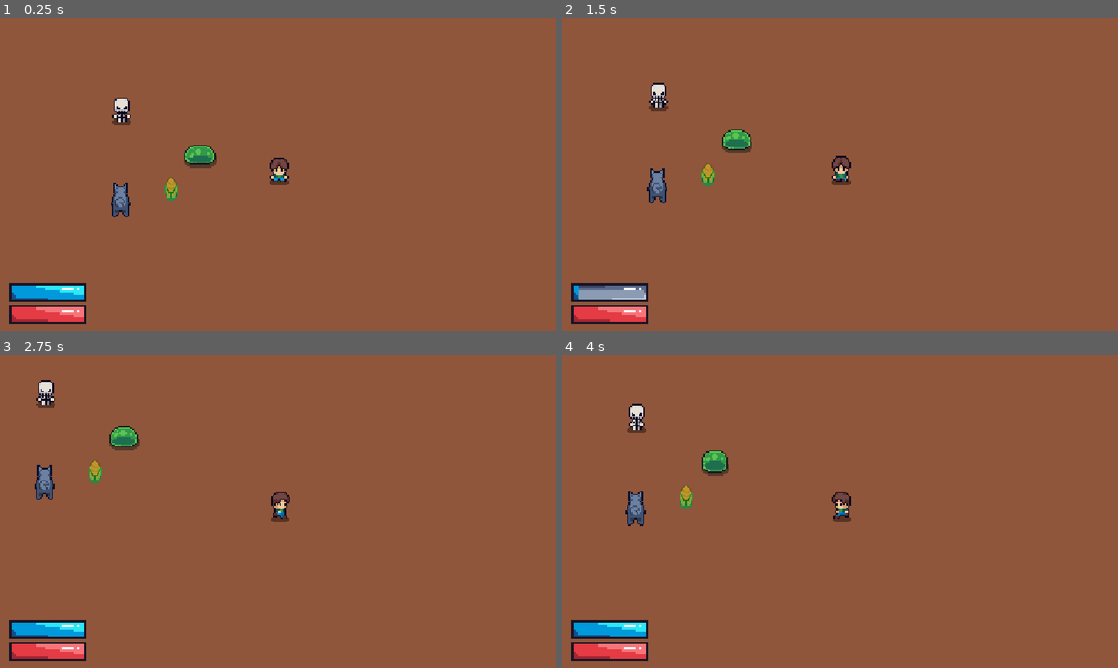
Above: before the commit, frames 1-4 (two rows, left to right).
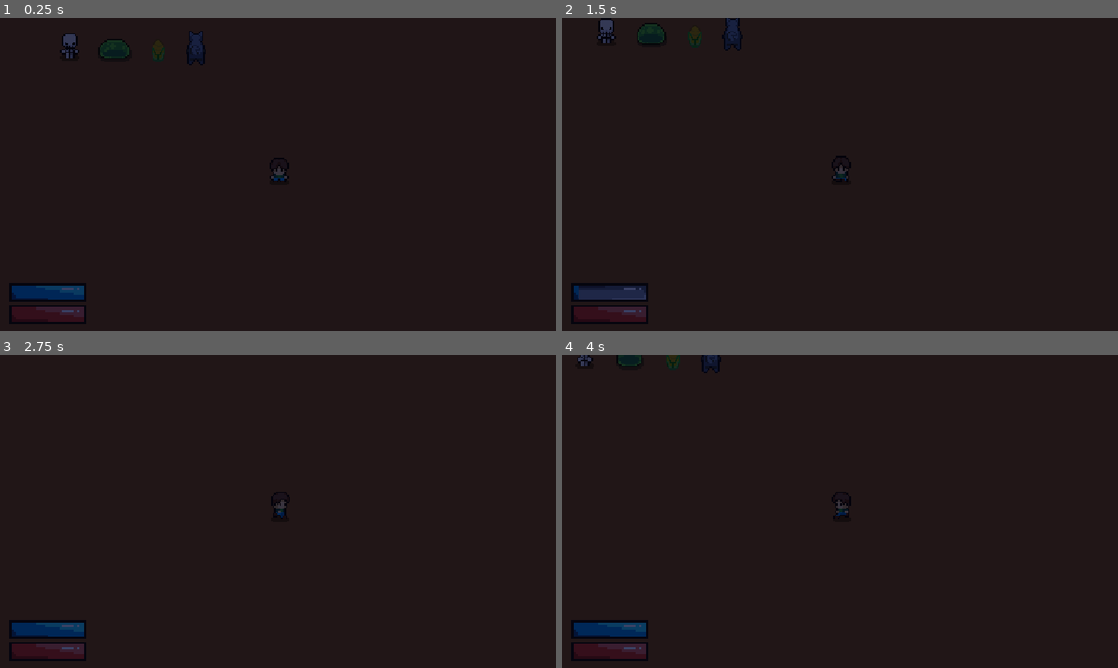
Above: after the commit, the same moments.

Repository: FaizeenHoque/thelastplot
Game: Godot game, scene res://Scenes/Default.tscn
The game is run twice, just before and just after one commit, with the same random seed, the same clock (stepped at 60 frames per second) and the same inputs.
Inputs (mouse positions are in pixels of both pictures, inside the frame that each line leads up to):
- Up to frame 1 (0.25 s): no input
- Up to frame 2 (1.5 s): tap Enter at 0.5 s; move the mouse to (962, 158) at 0.52 s; hold D (MoveRight) 0.53-1.28 s; tap Space (Slash) at 0.6 s; click (962, 158) at 0.67 s; move the mouse to (728, 190) at 1.27 s; hold S (MoveDown) from 1.28 s (still down); tap Alt at 1.35 s
- Up to frame 3 (2.75 s): move the mouse to (333, 442) at 2.02 s; release S (MoveDown) at 2.03 s; hold D (MoveRight) from 2.03 s (still down); tap Shift at 2.1 s
- Up to frame 4 (4 s): move the mouse to (812, 574) at 2.77 s; release D (MoveRight) at 2.78 s; hold W (MoveUp) 2.78-3.53 s; tap Space (Slash) at 2.85 s; click (812, 574) at 2.92 s; move the mouse to (1006, 558) at 3.52 s; hold A (MoveLeft) from 3.53 s (still down); tap Alt at 3.6 s

The runs differ from the first frame. In frame 1, 99% of the frame differs, in the area x 0-100%, y 0-100%; in frame 2, 99%; in frame 3, 99%; in frame 4, 99%.

Commit message:
Implemented a day/night cycle that lasts 20 minutes

Diff:
--- /dev/null
+++ b/Effects/Particles/crop_break_particle_effect.tscn
@@ -0,0 +1,29 @@
+[gd_scene format=3 uid="uid://brvvybsshrs4x"]
+
+[sub_resource type="Curve" id="Curve_xagnb"]
+_data = [Vector2(0, 1), 0.0, 0.0, 0, 0, Vector2(0.5352564, 0.35000002), -1.3722216, -1.3722216, 0, 0, Vector2(1, 0.008333325), 0.0, 0.0, 0, 0]
+point_count = 3
+
+[sub_resource type="Gradient" id="Gradient_fifeb"]
+colors = PackedColorArray(0.42352942, 0.3764706, 0, 1, 1, 1, 1, 1)
+
+[node name="Crop Break Particle Effect" type="Node2D" unique_id=596861889]
+scale = Vector2(5, 5)
+
+[node name="CPUParticles2D" type="CPUParticles2D" parent="." unique_id=1301336016]
+emitting = false
+amount = 20
+lifetime = 0.4
+one_shot = true
+explosiveness = 1.0
+spread = 180.0
+gravity = Vector2(0, 1000)
+initial_velocity_min = 15.0
+initial_velocity_max = 30.0
+scale_amount_min = 5.0
+scale_amount_max = 10.0
+scale_amount_curve = SubResource("Curve_xagnb")
+color = Color(0.86358243, 0.71747166, 0.27101576, 1)
+color_initial_ramp = SubResource("Gradient_fifeb")
+hue_variation_min = 1.0
+hue_variation_max = 1.0
--- a/Scenes/Default.tscn
+++ b/Scenes/Default.tscn
@@ -10,9 +10,12 @@
 
 [node name="Node2D" type="Node2D" unique_id=940180391]
 
+[node name="Map" parent="." unique_id=28402432 instance=ExtResource("4_m4rby")]
+z_index = -200
+
 [node name="Skeleton" parent="." unique_id=1293755580 instance=ExtResource("2_unpil")]
 z_as_relative = false
-position = Vector2(251, 189)
+position = Vector2(143.00002, 55)
 
 [node name="Player" parent="." unique_id=720209454 instance=ExtResource("1_c6y6c")]
 position = Vector2(580, 313)
@@ -24,16 +27,15 @@
 [node name="Camera2D" type="Camera2D" parent="Player" unique_id=868793185]
 position = Vector2(-1.3333435, 1.6666641)
 
-[node name="Map" parent="." unique_id=28402432 instance=ExtResource("4_m4rby")]
-z_index = -200
-
 [node name="Slime" parent="." unique_id=2046605540 instance=ExtResource("5_36hkq")]
-position = Vector2(414, 274)
+position = Vector2(237, 55)
 
 [node name="Skeleton2" parent="." unique_id=1242250078 instance=ExtResource("6_6juqn")]
-position = Vector2(250, 365)
+position = Vector2(406, 50)
 
 [node name="Crop" parent="." unique_id=1777302916 instance=ExtResource("7_bcjpy")]
-position = Vector2(355, 350)
+position = Vector2(328, 64)
 collision_layer = 2
 collision_mask = 0
+
+[node name="CanvasModulate" type="CanvasModulate" parent="." unique_id=617159154]
--- a/Scenes/crop.tscn
+++ b/Scenes/crop.tscn
@@ -3,6 +3,7 @@
 [ext_resource type="Texture2D" uid="uid://b1irgam53wkjd" path="res://Assets/Sprites/crop-Sheet.png" id="1_7rxg7"]
 [ext_resource type="Script" uid="uid://delqmf4xhljjw" path="res://Scripts/crop.gd" id="1_rqw3c"]
 [ext_resource type="AudioStream" uid="uid://xivgdqlhkcbh" path="res://Assets/Audio/Roar.wav" id="2_djpt6"]
+[ext_resource type="PackedScene" uid="uid://brvvybsshrs4x" path="res://Effects/Particles/crop_break_particle_effect.tscn" id="4_wi28c"]
 
 [sub_resource type="AtlasTexture" id="AtlasTexture_djpt6"]
 atlas = ExtResource("1_7rxg7")
@@ -55,7 +56,7 @@
 }],
 "loop": 0,
 "name": &"death",
-"speed": 7.0
+"speed": 30.0
 }, {
 "frames": [{
 "duration": 1.0,
@@ -84,3 +85,5 @@
 [node name="TakeDamage" type="AudioStreamPlayer2D" parent="." unique_id=1420686332]
 stream = ExtResource("2_djpt6")
 pitch_scale = 0.75
+
+[node name="Crop Break Particle Effect" parent="." unique_id=596861889 instance=ExtResource("4_wi28c")]
--- /dev/null
+++ b/Scenes/game_manager.tscn
@@ -0,0 +1,6 @@
+[gd_scene format=3 uid="uid://b71bw52agrvqt"]
+
+[ext_resource type="Script" uid="uid://fbcn2pes3o1l" path="res://game_manager.gd" id="1_oj352"]
+
+[node name="GameManager" type="Node" unique_id=799778171]
+script = ExtResource("1_oj352")
--- a/Scripts/crop.gd
+++ b/Scripts/crop.gd
@@ -10,7 +10,7 @@
 
 @onready var animated_sprite_2d: AnimatedSprite2D = $AnimatedSprite2D
 @onready var take_damage_sound: AudioStreamPlayer2D = $TakeDamage
-@onready var blood_particles: CPUParticles2D = $"Blood Particle Effect/CPUParticles2D"
+@onready var crop_break_particle: CPUParticles2D = $"Crop Break Particle Effect/CPUParticles2D"
 
 func _ready() -> void:
 	z_index = -100
@@ -38,6 +38,8 @@
 		#tween.set_trans(Tween.TRANS_CUBIC)
 		#tween.tween_property(self, "position", target_position, 0.5)
 
+		crop_break_particle.emitting = true
+
 		await get_tree().create_timer(0.15).timeout
 		if is_alive:
 			animated_sprite_2d.modulate = Color(1, 1, 1)
@@ -52,7 +54,7 @@
 	#tween.set_trans(Tween.TRANS_CUBIC)
 	#tween.tween_property(self, "position", target_position, 0.5)
 
-	#blood_particles.emitting = true
+	crop_break_particle.emitting = true
 	animated_sprite_2d.play("death")
 
 	#take_damage_sound.pitch_scale = 1.75
--- /dev/null
+++ b/game_manager.gd
@@ -0,0 +1,43 @@
+extends Node
+
+var time := 0.0
+const DAY_LENGTH := 1200.0
+
+var CurrentCycle := "Night"
+
+@onready var canvas_modulate = get_tree().current_scene.get_node("CanvasModulate")
+
+var night := Color("#394064")
+var morning := Color("ffffffff")
+var day := Color("#ffffff")
+var sunset := Color("#d89b72")
+
+func _process(delta):
+	time += delta
+
+	if time >= DAY_LENGTH:
+		time = 0.0
+
+	var t = time / DAY_LENGTH
+
+	if t < 0.25:
+		var progress = t / 0.25
+		canvas_modulate.color = night.lerp(morning, progress)
+		CurrentCycle = "Morning"
+
+	elif t < 0.5:
+		var progress = (t - 0.25) / 0.25
+		canvas_modulate.color = morning.lerp(day, progress)
+		CurrentCycle = "Day"
+
+	elif t < 0.7:
+		var progress = (t - 0.5) / 0.2
+		canvas_modulate.color = day.lerp(sunset, progress)
+		CurrentCycle = "Sunset"
+
+	else:
+		var progress = (t - 0.7) / 0.3
+		canvas_modulate.color = sunset.lerp(night, progress)
+		CurrentCycle = "Night"
+
+	print("Current Time: ", t, " | Current Cycle: ", CurrentCycle)
--- a/project.godot
+++ b/project.godot
@@ -18,13 +18,15 @@
 [autoload]
 
 PlayerStats="*uid://p6wgbyies4gj"
+GameManager="*uid://fbcn2pes3o1l"
 
 [display]
 
-window/size/mode=3
-window/size/initial_position_type=3
+window/size/resizable=false
+window/size/borderless=true
 window/stretch/mode="canvas_items"
 window/stretch/aspect="expand"
+window/vsync/vsync_mode=0
 
 [editor_plugins]
 
Not shown, added: game_manager.gd.uid
